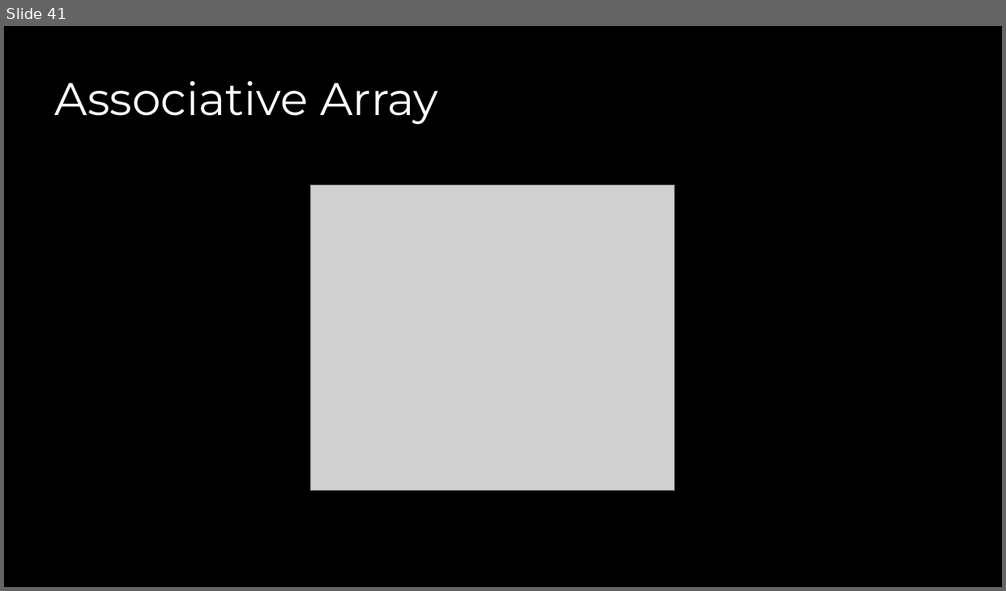
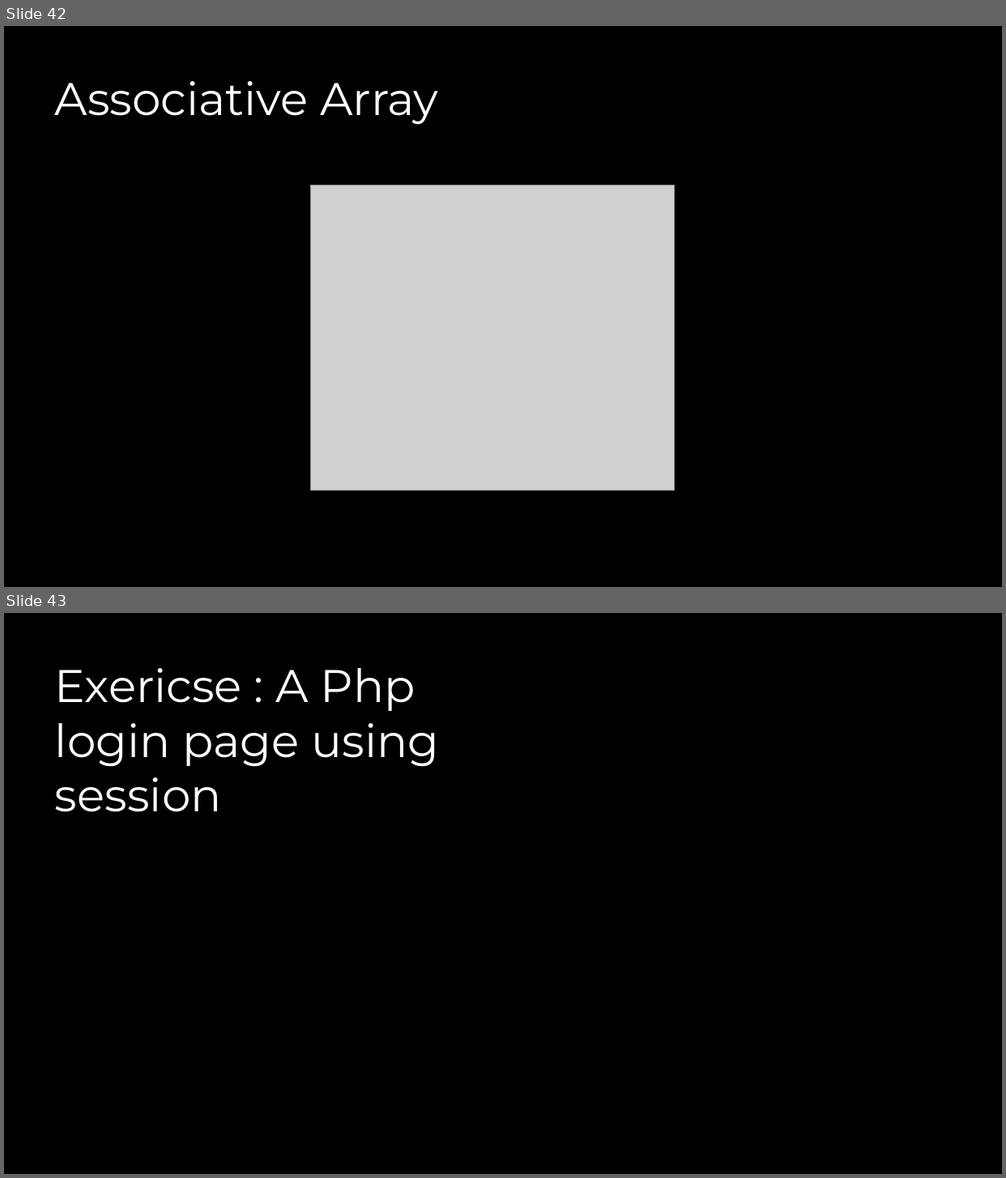
Before and after one commit to xbibogo/MMD24, a slide deck: semester2 PPT/PHP Basics.pptx. Shown one above the other, each under a label of ours: slide 41 before the commit, slides 42 and 43 after it. The pictures are 1006x591 and 1006x1178 pixels, drawn with LibreOffice and Linux fonts; fonts in the diff are those of the drawing; grey boxes stand for pictures. Boxes give left, top, right and bottom in pixels: in the first picture for what was removed or moved away, otherwise in the second. Text is boxed around its words. In the diff, an @@ line names an element or a change of style, - is before the commit and + after.

```diff
--- a/semester2 PPT/PHP Basics.pptx
+++ b/semester2 PPT/PHP Basics.pptx
@@ slide 43 added at (4, 613, 1002, 1174), background #000000 @@
@@ text added at (55, 668, 440, 812), 44 pt, text #FFFFFF @@
+Exericse : A Php login page using session
@@ what was slide 41 is now slide 42 @@
```
Also in this commit, not shown: 1 other slide added, 1 slide removed.
